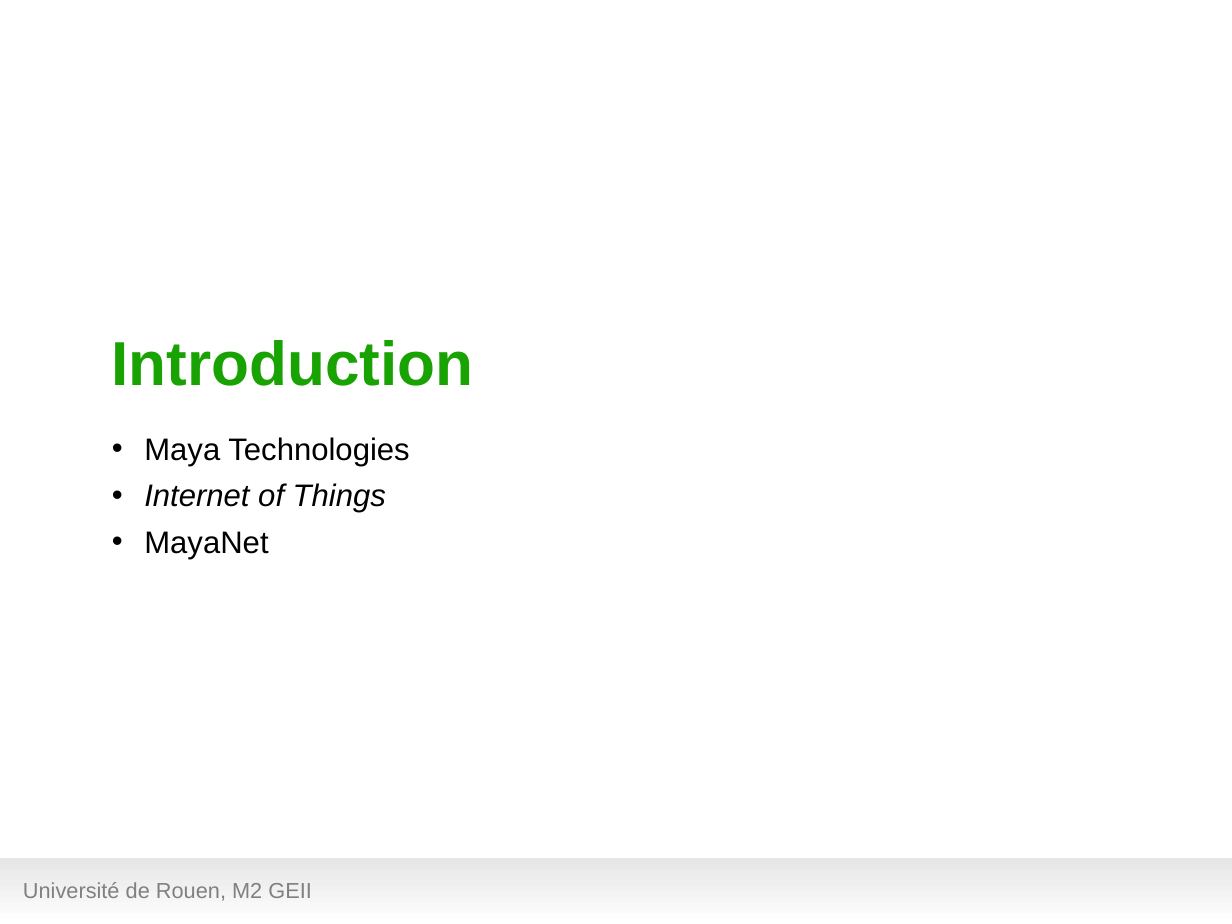
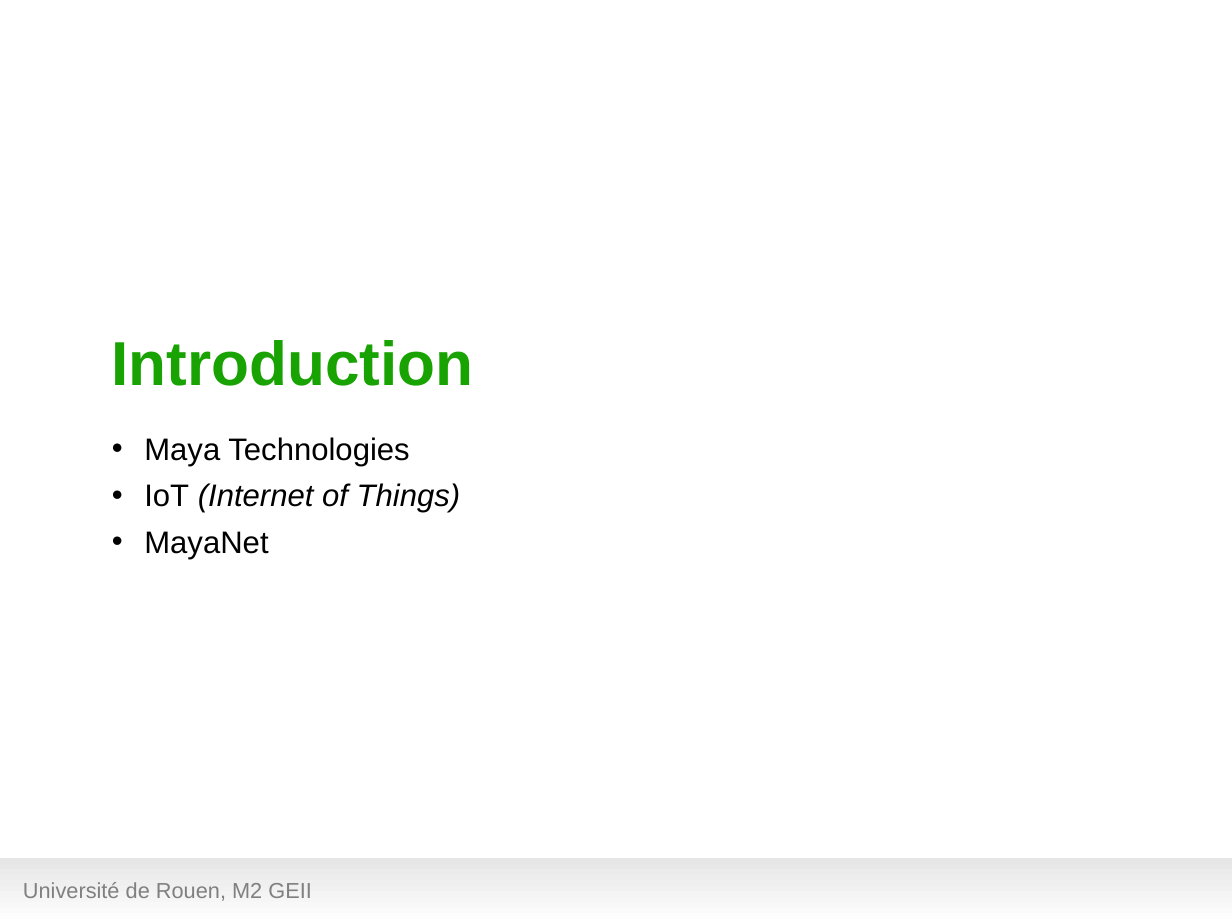
Before and after one commit to hanzenok/dataexp, a slide deck: slide 2 of presentation/test_green9.odp. Drawn at 1232x924 pixels with LibreOffice and Linux fonts; fonts in the diff are those of the drawing; background and template pictures are left out. Boxes give left, top, right and bottom in pixels: in the first picture for what was removed or moved away, otherwise in the second. Text is boxed around its words. In the diff, an @@ line names an element or a change of style, - is before the commit and + after.

```diff
--- a/presentation/test_green9.odp
+++ b/presentation/test_green9.odp
@@ text at bbox=[144, 483, 461, 513]: text changed @@
-• Internet of Things
+• IoT (Internet of Things)
```
Also in this commit, not shown: 7 other slides changed, 1 slide added, 1 slide removed, 6 other files.
